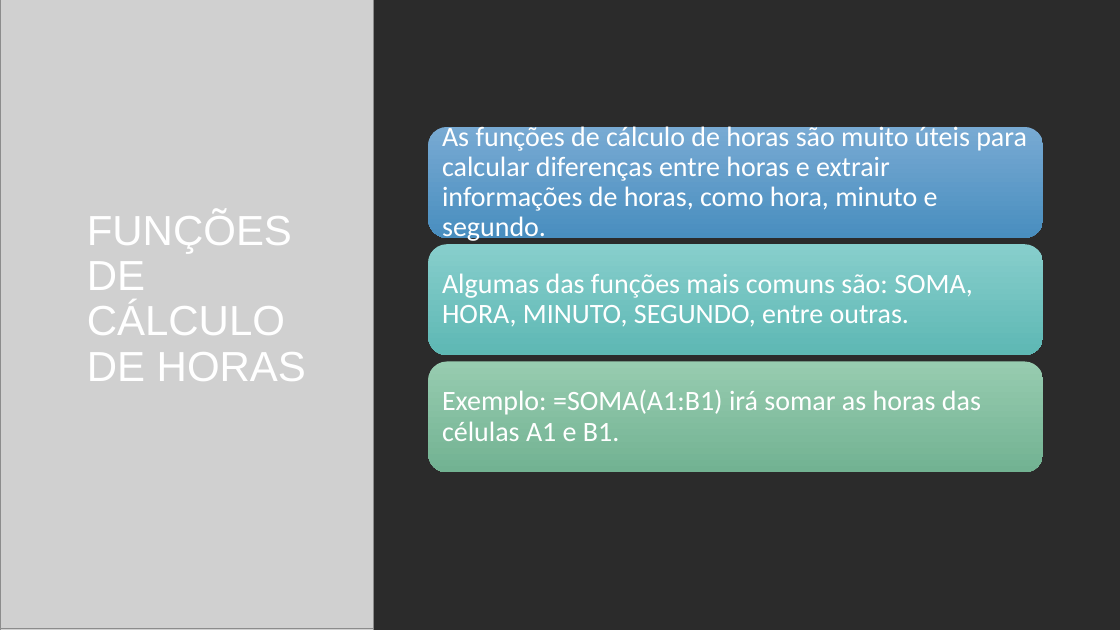
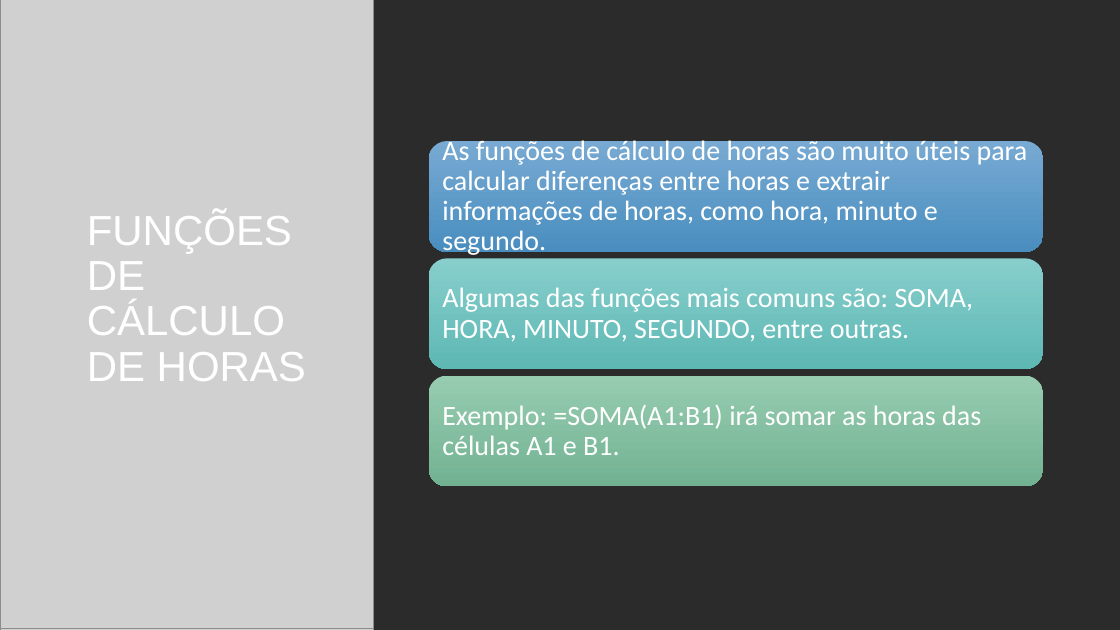
Before and after one commit to VitorKaviski/Curso_Kaviski_Excel_Basico_ao_Avancado, a slide deck: slide 29 of Curso Excel/Intermediário/Aula 1/Aula 1 - Excel/Curso Excel - Intermediário.pptx (slide 26 before the commit). Drawn at 1120x630 pixels with LibreOffice and Linux fonts; fonts in the diff are those of the drawing; grey boxes stand for pictures; background and template pictures are left out; a plain dark background stands for a picture behind light text. Boxes give left, top, right and bottom in pixels: in the first picture for what was removed or moved away, otherwise in the second. Text is boxed around its words. In the diff, an @@ line names an element or a change of style, - is before the commit and + after.

```diff
--- a/Curso Excel/Intermediário/Aula 1/Aula 1 - Excel/Curso Excel - Intermediário.pptx
+++ b/Curso Excel/Intermediário/Aula 1/Aula 1 - Excel/Curso Excel - Intermediário.pptx
@@ 3 texts, 3 rounded rectangles: place and size @@
-3 texts, 3 rounded rectangles at <box>429,123,1044,472</box>
+3 texts, 3 rounded rectangles at <box>429,137,1044,486</box>
```
Also in this commit, not shown: 18 other slides changed, 3 slides added, 2 other files.
